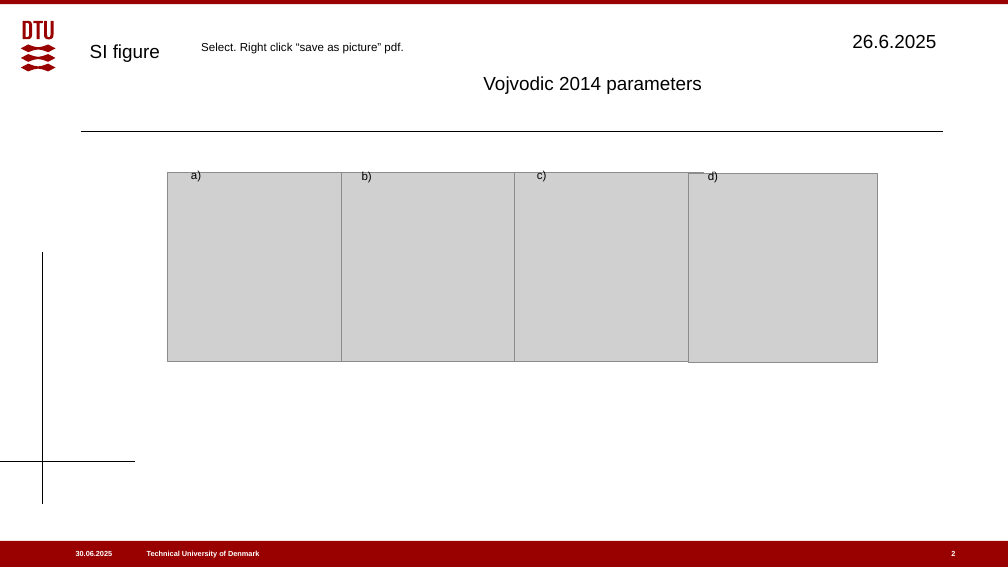
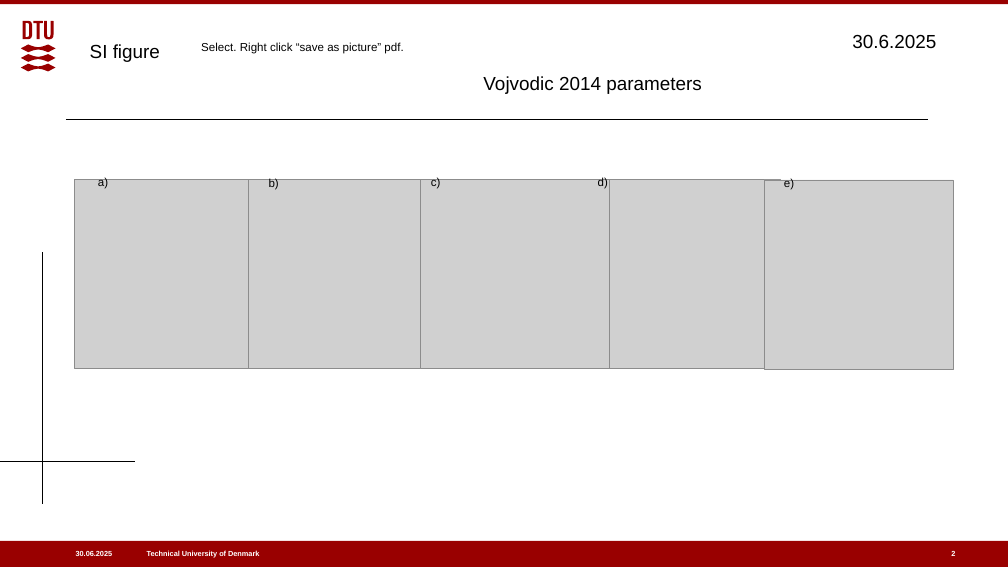
Before and after one commit to CatTheoryDTU/Alkaline_HER_descriptors, a slide deck: slide 2 of Figures_SI/electronic_correlations/combine/Vojvodic/combine_images.pptx. Drawn at 1008x567 pixels with LibreOffice and Linux fonts; fonts in the diff are those of the drawing; grey boxes stand for pictures. Boxes give left, top, right and bottom in pixels: in the first picture for what was removed or moved away, otherwise in the second. Text is boxed around its words. In the diff, an @@ line names an element or a change of style, - is before the commit and + after.

```diff
--- a/Figures_SI/electronic_correlations/combine/Vojvodic/combine_images.pptx
+++ b/Figures_SI/electronic_correlations/combine/Vojvodic/combine_images.pptx
@@ text at <box>852,34,936,48</box>: text changed @@
-26.6.2025
+30.6.2025
@@ line moved from (81, 132) - (944, 132) to (66, 119) - (929, 119) @@
@@ 2 texts, 1 picture: place and size @@
-2 texts, 1 picture at <box>191,170,531,362</box>
+2 texts, 1 picture at <box>98,177,438,369</box>
@@ text "c)": place and size @@
-text "c)" at <box>537,170,547,182</box>
+text "c)" at <box>431,177,441,189</box>
@@ text "d)": place and size @@
-text "d)" at <box>708,171,718,183</box>
+text "d)" at <box>598,177,608,189</box>
@@ text added at <box>784,178,794,189</box>, 11 pt, text #000000 @@
+e)
@@ picture: place and size @@
-picture at <box>168,172,357,361</box>
+picture at <box>75,180,264,369</box>
@@ picture added at <box>420,180,609,369</box> @@
@@ picture: place and size @@
-picture at <box>514,172,703,361</box>
+picture at <box>591,180,780,369</box>
@@ picture: place and size @@
-picture at <box>688,173,877,362</box>
+picture at <box>765,180,954,369</box>
```
Also in this commit, not shown: 1 other slide changed, 2 slides added.
